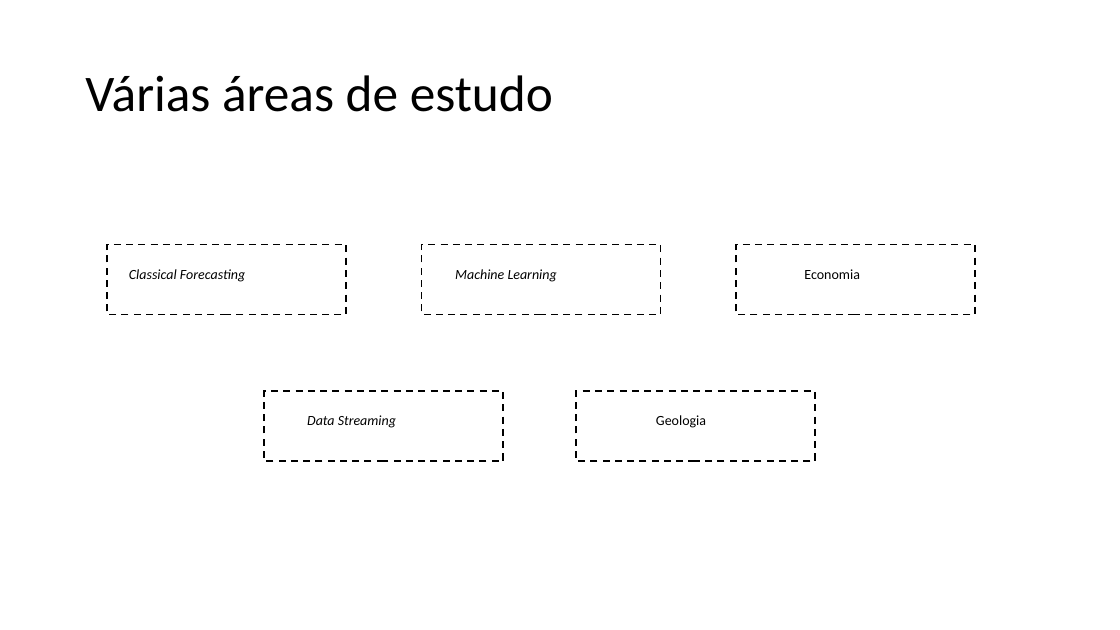
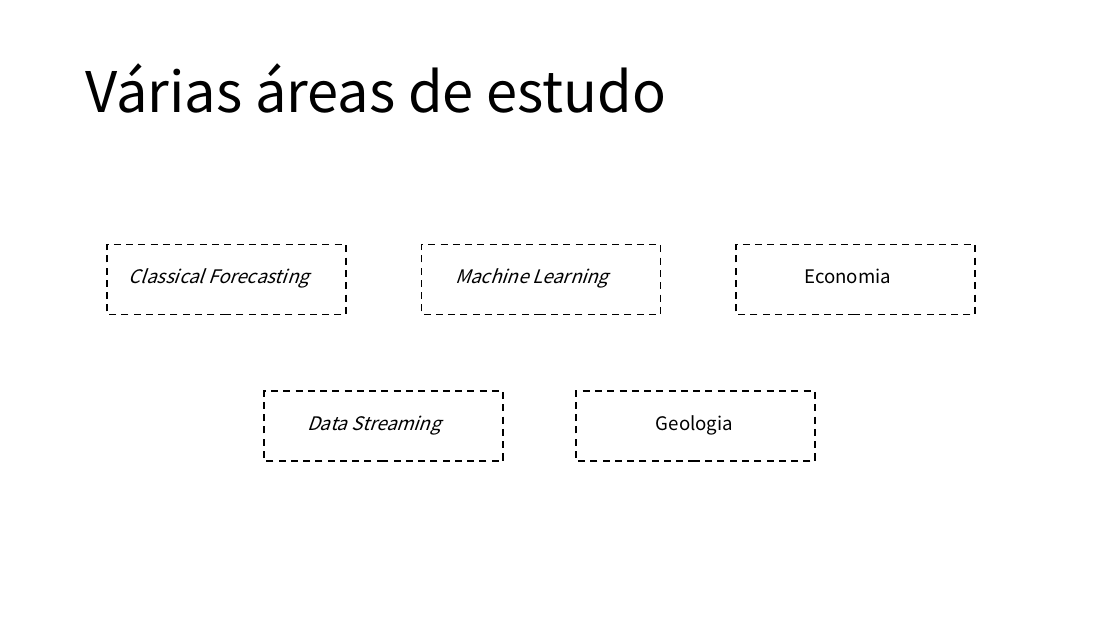
Before and after one commit to MiguelLoureiro98/timecave, a slide deck: slide 10 of papers/.ppt/cvtimeseries.pptx. Drawn at 1120x630 pixels with LibreOffice and Linux fonts; fonts in the diff are those of the drawing. Boxes give left, top, right and bottom in pixels: in the first picture for what was removed or moved away, otherwise in the second. Text is boxed around its words. In the diff, an @@ line names an element or a change of style, - is before the commit and + after.

```diff
--- a/papers/.ppt/cvtimeseries.pptx
+++ b/papers/.ppt/cvtimeseries.pptx
@@ title "Várias áreas de estudo" at <box>85,63,666,113</box>: size 44 to 48 pt, font Calibri to Noto Sans CJK TC @@
@@ size 12 to 16 pt, font Calibri to Noto Sans CJK TC in 5 elements at <box>656,415,733,435</box>, <box>804,268,891,284</box>, <box>307,415,440,435</box>, <box>455,268,608,288</box>, <box>129,268,309,288</box> @@
```
Also in this commit, not shown: 1 other slide changed.
